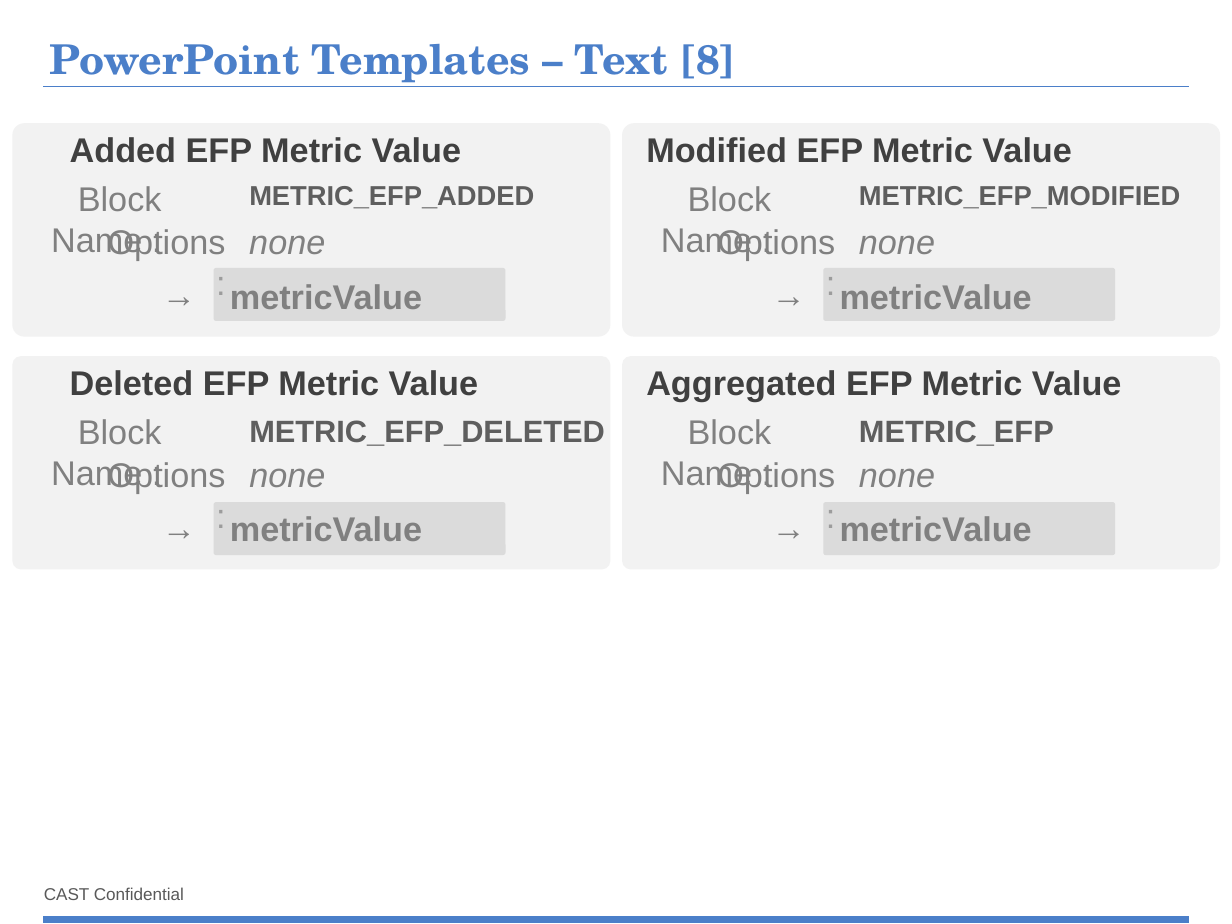
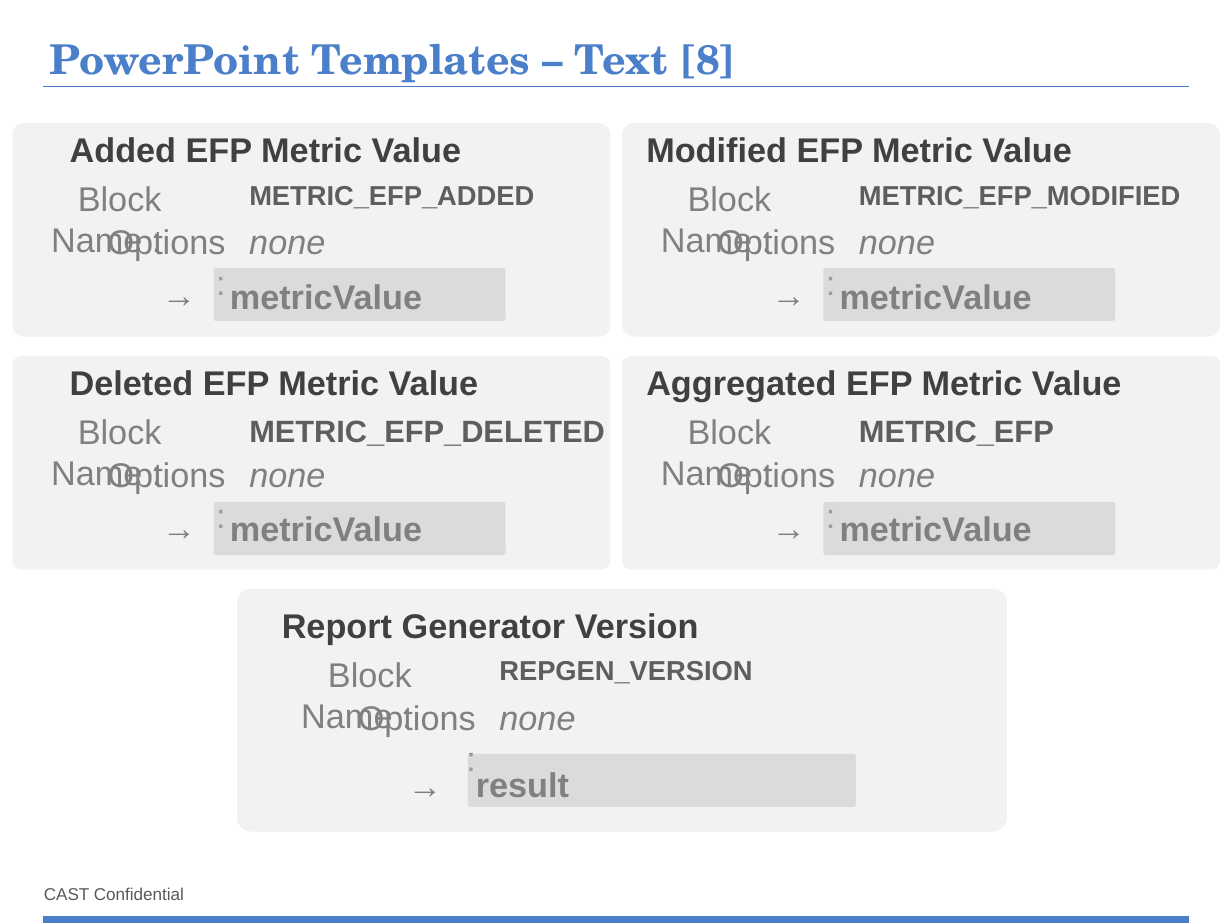
Before and after one commit to CAST-projects/ReportGenerator, a slide deck: slide 16 of CastReporting.Reporting/TemplatesFiles/1- Powerpoint-components-library.pptx. Drawn at 1232x924 pixels with LibreOffice and Linux fonts; fonts in the diff are those of the drawing; background and template pictures are left out. Boxes give left, top, right and bottom in pixels: in the first picture for what was removed or moved away, otherwise in the second. Text is boxed around its words. In the diff, an @@ line names an element or a change of style, - is before the commit and + after.

```diff
--- a/CastReporting.Reporting/TemplatesFiles/1- Powerpoint-components-library.pptx
+++ b/CastReporting.Reporting/TemplatesFiles/1- Powerpoint-components-library.pptx
@@ rounded rectangle added at (x1=237, y1=589, x2=1007, y2=832), fill #F2F2F2 @@
@@ text added at (x1=282, y1=613, x2=699, y2=645), 20 pt, text #404040, bold @@
+Report Generator Version
@@ text added at (x1=301, y1=662, x2=412, y2=735), 20 pt, text #808080 @@
+Block Name :
@@ text added at (x1=499, y1=661, x2=752, y2=684), 16 pt, text #5E5E5E, bold @@
+REPGEN_VERSION
@@ text added at (x1=358, y1=705, x2=476, y2=737), 20 pt, text #808080 @@
+Options :
@@ text added at (x1=499, y1=711, x2=575, y2=730), 20 pt, text #808080, italic @@
+none
@@ text added at (x1=395, y1=758, x2=455, y2=812), 20 pt, text #808080, bold @@
+→
@@ rounded rectangle added at (x1=468, y1=754, x2=856, y2=807), fill #BFBFBF at 45% opacity @@
@@ text added at (x1=476, y1=772, x2=569, y2=797), 20 pt, text #808080, bold @@
+result
```
Also in this commit, not shown: 1 other slide changed, 2 other files.
